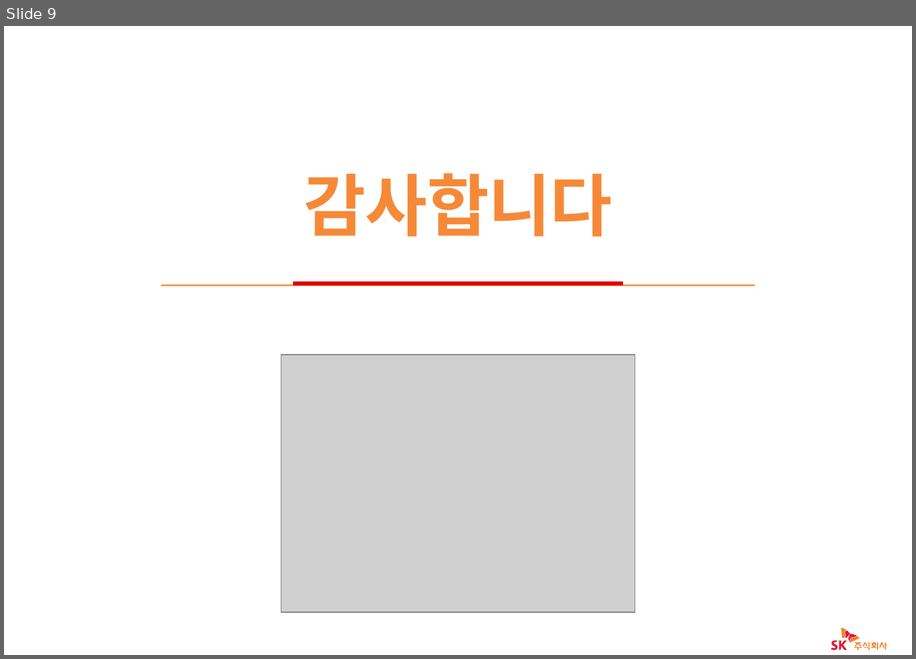
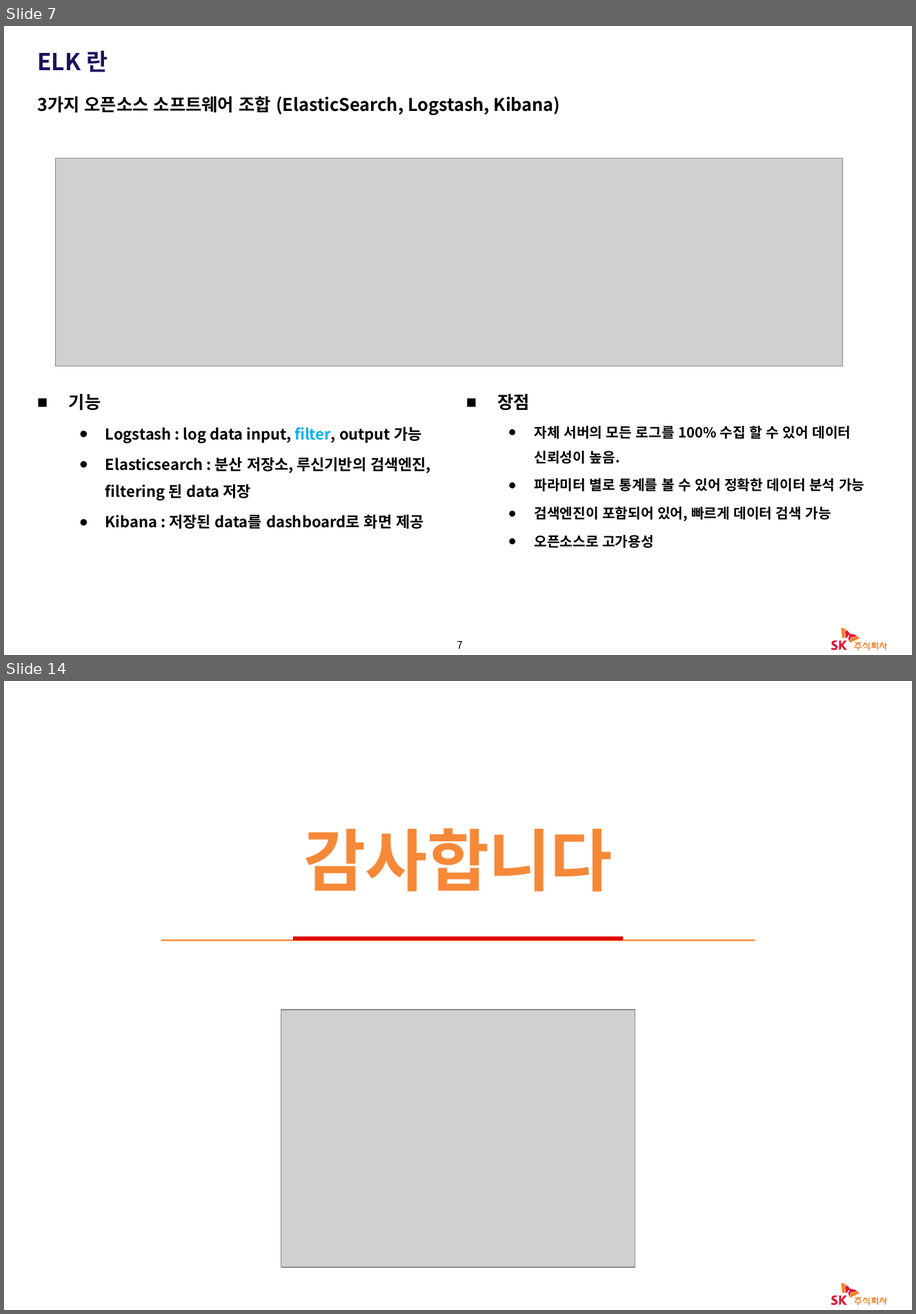
Before and after one commit to okayhan89/tetstet, a slide deck: G2에서.pptx. Shown one above the other, each under a label of ours: slide 9 before the commit, slides 7 and 14 after it; the slides between them are not shown. The pictures are 916x659 and 916x1314 pixels, drawn with LibreOffice and Linux fonts; fonts in the diff are those of the drawing; grey boxes stand for pictures; background and template pictures are left out. Boxes give left, top, right and bottom in pixels: in the first picture for what was removed or moved away, otherwise in the second. Text is boxed around its words. In the diff, an @@ line names an element or a change of style, - is before the commit and + after.

```diff
--- a/G2에서.pptx
+++ b/G2에서.pptx
@@ slide 7 added at (x1=4, y1=26, x2=912, y2=655), background picture (left out); not listed: 15 template elements that a slide beside it also shows @@
@@ title added at (x1=37, y1=50, x2=107, y2=72), 20 pt, text #1D1160, bold @@
+ELK 란
@@ text added at (x1=37, y1=96, x2=561, y2=115), 15 pt, text #000000, bold @@
+3가지 오픈소스 소프트웨어 조합 (ElasticSearch, Logstash, Kibana)
@@ picture added at (x1=55, y1=158, x2=843, y2=366) @@
@@ text added at (x1=69, y1=393, x2=431, y2=528), 13 pt, text #000000, bold @@
+■ 기능
+  ● Logstash : log data input, filter, output 가능
+  ● Elasticsearch : 분산 저장소, 루신기반의 검색엔진, filtering 된 data 저장
+  ● Kibana : 저장된 data를 dashboard로 화면 제공
@@ text added at (x1=498, y1=393, x2=864, y2=548), 12 pt, text #000000, bold @@
+■ 장점
+  ● 자체 서버의 모든 로그를 100% 수집 할 수 있어 데이터 신뢰성이 높음.
+  ● 파라미터 별로 통계를 볼 수 있어 정확한 데이터 분석 가능
+  ● 검색엔진이 포함되어 있어, 빠르게 데이터 검색 가능
+  ● 오픈소스로 고가용성
@@ page number added at (x1=457, y1=641, x2=462, y2=648), 9 pt, text #000000 @@
+7
@@ what was slide 9 is now slide 14 @@
```
Also in this commit, not shown: 2 slides changed, 6 other slides added, 2 slides removed.
